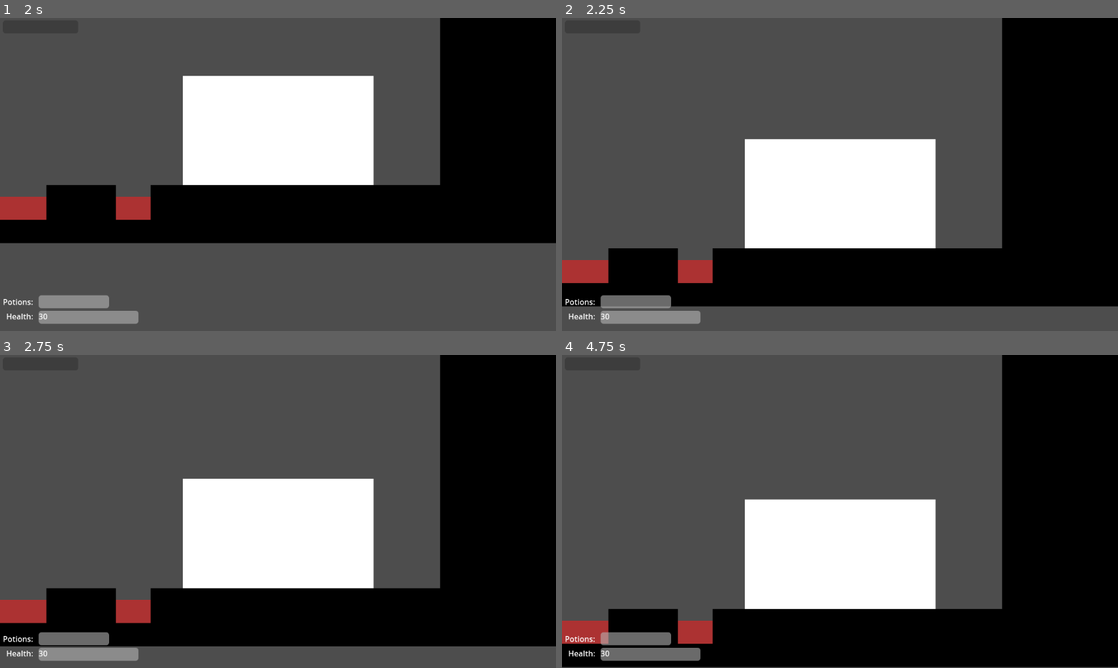
Above: before the commit, frames 1-4 (two rows, left to right).
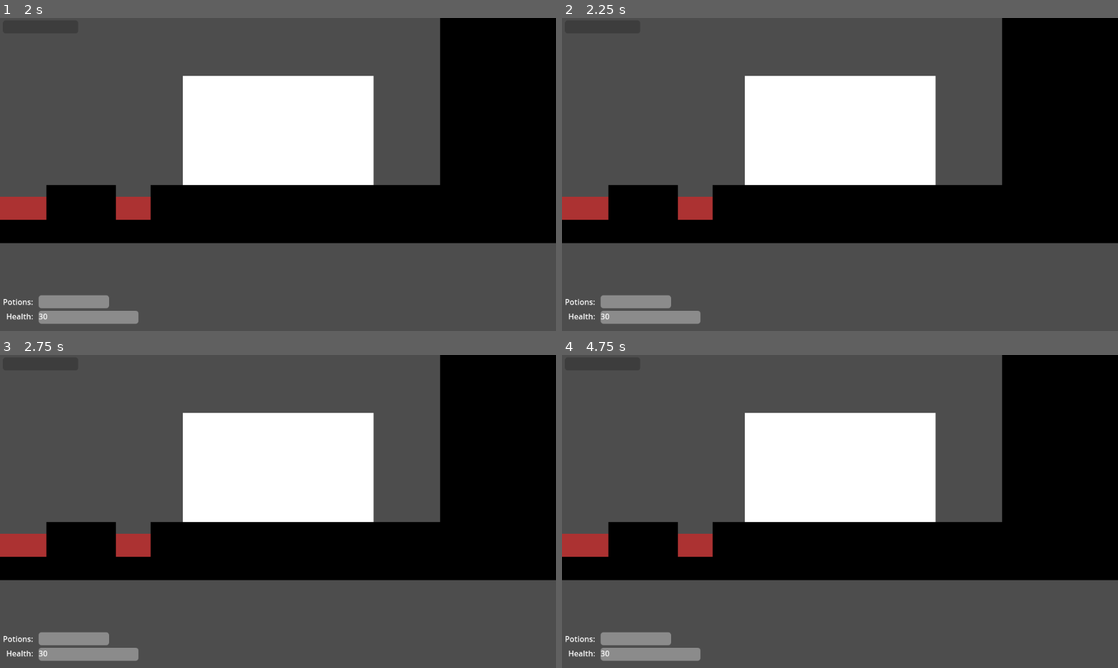
Above: after the commit, the same moments.

Repository: geekazodium/balance-prototype
Game: Godot game, scene res://scenes/level_select.tscn
Two runs of this game, one before a commit and one after it. Both use one fixed random seed, a clock stepped at 60 frames per second and the inputs below. The engine's default icon, where the game draws it, is replaced by a stand-in: a white triangle on a blue panel in a dark square.
Inputs (mouse positions are in pixels of both pictures, inside the frame that each line leads up to):
- Up to frame 1 (2 s): click "Level 1" at 0.5 s; tap Enter at 1.25 s; move the mouse to (400, 158) at 1.27 s
- Up to frame 2 (2.25 s): tap Space at 2 s; move the mouse to (728, 190) at 2.02 s
- Up to frame 3 (2.75 s): no input
- Up to frame 4 (4.75 s): move the mouse to (895, 442) at 2.77 s; tap Enter at 3.5 s; move the mouse to (812, 574) at 3.52 s; tap Space at 4.25 s; move the mouse to (1006, 558) at 4.27 s

Frame 1 is identical in both runs. In frame 2, 40% of the frame differs, in the area x 0-100%, y 18-93%; in frame 3, 41%; in frame 4, 47%, in the area x 0-100%, y 18-100%.
Error after the commit: Attempt to call function 'set_input_direction' in base 'null instance' on a null instance. (res://scripts/player/player_input_direction.gd:34)

Commit message:
ci: refactored jump and input direction out of platformer character body

Diff:
--- a/scenes/player/player_nodes.tscn
+++ b/scenes/player/player_nodes.tscn
@@ -1,7 +1,7 @@
 [gd_scene load_steps=8 format=3 uid="uid://ogbg3yku7hxo"]
 
 [ext_resource type="PackedScene" uid="uid://duilus4m3lllv" path="res://scenes/ui/ui_layer.tscn" id="1_frhop"]
-[ext_resource type="PackedScene" uid="uid://cvosldrvolics" path="res://scenes/player/platformer_character_body.tscn" id="2_3wawu"]
+[ext_resource type="PackedScene" uid="uid://cvosldrvolics" path="res://scenes/player/player_platformer_character_body.tscn" id="2_3wawu"]
 [ext_resource type="Script" uid="uid://cehaxkqsuxblg" path="res://scripts/follow_camera.gd" id="3_o0xal"]
 [ext_resource type="PackedScene" uid="uid://cda5tqxxwg0rk" path="res://scenes/player/player_projectile_pool.tscn" id="4_akq3i"]
 [ext_resource type="Script" uid="uid://ilyj2eqevm05" path="res://scripts/health/health_potions.gd" id="5_nhxao"]
--- a/scenes/player/platformer_character_body.tscn
+++ b/scenes/player/player_platformer_character_body.tscn
@@ -1,10 +1,11 @@
-[gd_scene load_steps=9 format=3 uid="uid://cvosldrvolics"]
+[gd_scene load_steps=10 format=3 uid="uid://cvosldrvolics"]
 
 [ext_resource type="Script" uid="uid://b7bbejkvqfik3" path="res://scripts/player/platformer_character_body.gd" id="1_xh255"]
-[ext_resource type="Script" uid="uid://cqavbo808vyhs" path="res://scripts/player/movement_direction.gd" id="2_rohvy"]
+[ext_resource type="Script" uid="uid://cqavbo808vyhs" path="res://scripts/player/player_input_direction.gd" id="2_rohvy"]
 [ext_resource type="Script" uid="uid://cagnbiog7bhsx" path="res://scripts/player/player_hurt_box.gd" id="3_vv6sb"]
 [ext_resource type="Script" uid="uid://bsmfg3s82glt1" path="res://scripts/player/boost_on_hit.gd" id="4_u450o"]
 [ext_resource type="Script" uid="uid://dxe8lx58w7ilr" path="res://scripts/health/health_tracker.gd" id="5_21ocv"]
+[ext_resource type="Script" uid="uid://0ma2nidco373" path="res://scripts/player/player_jump_input.gd" id="6_yl80p"]
 
 [sub_resource type="CapsuleShape2D" id="CapsuleShape2D_g3yxv"]
 
@@ -14,23 +15,24 @@
 
 [sub_resource type="CapsuleShape2D" id="CapsuleShape2D_rmrg0"]
 
-[node name="CharacterBody2D" type="CharacterBody2D" node_paths=PackedStringArray("input_direction", "lock_acceleration_timer")]
+[node name="CharacterBody2D" type="CharacterBody2D" node_paths=PackedStringArray("lock_acceleration_timer")]
 process_physics_priority = 1
 script = ExtResource("1_xh255")
-input_direction = NodePath("MovementDirection")
-jump_input = "jump"
 lock_acceleration_timer = NodePath("LockAccelerationTimer")
+metadata/_custom_type_script = "uid://b7bbejkvqfik3"
 
 [node name="CollisionShape2D" type="CollisionShape2D" parent="."]
 shape = SubResource("CapsuleShape2D_g3yxv")
 
-[node name="MovementDirection" type="Node" parent="."]
+[node name="MovementDirection" type="Node" parent="." node_paths=PackedStringArray("character_body")]
 process_physics_priority = -10
 script = ExtResource("2_rohvy")
 move_left_action = "direction_left"
 move_right_action = "direction_right"
 move_up_action = "direction_up"
 move_down_action = "direction_down"
+character_body = NodePath("")
+metadata/_custom_type_script = "uid://cqavbo808vyhs"
 
 [node name="MeshInstance2D" type="MeshInstance2D" parent="."]
 mesh = SubResource("CapsuleMesh_ays0k")
@@ -49,7 +51,7 @@
 
 [node name="BoostOnHit" type="Node" parent="." node_paths=PackedStringArray("character_body")]
 script = ExtResource("4_u450o")
-character_body = NodePath("..")
+character_body = NodePath("")
 metadata/_custom_type_script = "uid://bsmfg3s82glt1"
 
 [node name="HealthTracker" type="Node" parent="."]
@@ -62,4 +64,10 @@
 max_health_changed_event = "player_max_health_changed"
 metadata/_custom_type_script = "uid://dxe8lx58w7ilr"
 
+[node name="PlayerJumpInput" type="Node" parent="." node_paths=PackedStringArray("character_body")]
+script = ExtResource("6_yl80p")
+character_body = NodePath("")
+jump_input = "jump"
+metadata/_custom_type_script = "uid://0ma2nidco373"
+
 [connection signal="body_entered" from="PlayerHurtBox" to="PlayerHurtBox" method="_on_body_entered"]
--- a/scenes/player/player_projectile_pool.tscn
+++ b/scenes/player/player_projectile_pool.tscn
@@ -1,7 +1,7 @@
 [gd_scene load_steps=5 format=3 uid="uid://cda5tqxxwg0rk"]
 
-[ext_resource type="Script" uid="uid://dfkne5kgxcvfk" path="res://scripts/player_projectile_pool.gd" id="1_xr0y6"]
-[ext_resource type="Script" uid="uid://dmr8rgopkln6l" path="res://scripts/projectile.gd" id="2_s00wn"]
+[ext_resource type="Script" uid="uid://dfkne5kgxcvfk" path="res://scripts/player/projectile/player_projectile_pool.gd" id="1_xr0y6"]
+[ext_resource type="Script" uid="uid://dmr8rgopkln6l" path="res://scripts/player/projectile/projectile.gd" id="2_s00wn"]
 [ext_resource type="Texture2D" uid="uid://c46h4eyjwko4t" path="res://assets/icon.svg" id="3_0bwib"]
 
 [sub_resource type="CircleShape2D" id="CircleShape2D_y3j0m"]
--- a/scripts/player/platformer_character_body.gd
+++ b/scripts/player/platformer_character_body.gd
@@ -10,14 +10,15 @@
 var jump_timer: float;
 @export var trailing_jump_buffer: float = .1;
 var ground_timer: float;
-@export var input_direction: InputDirection;
-@export var jump_input: String = "";
 
 @export var lock_acceleration_timer: Timer;
 
 var left_direction: Vector2: get = get_left;
+var input_direction: Vector2 = Vector2.ZERO;
+var instant_acceleration: Vector2 = Vector2.ZERO;
 
-var instant_acceleration: Vector2 = Vector2.ZERO;
+func set_input_direction(direction: Vector2) -> void:
+	self.input_direction = direction;
 
 func jump() -> void:
 	self.jump_timer = self.leading_jump_buffer;
@@ -26,9 +27,6 @@
 	self.instant_acceleration += acceleration;
 
 func _physics_process(delta: float) -> void:
-	if Input.is_action_just_pressed(self.jump_input):
-		self.jump();
-
 	if self.jump_timer > 0.:
 		self.jump_timer -= delta;
 
@@ -47,7 +45,7 @@
 	var temp_velocity = self.get_velocity();
 
 	var delta_v = Vector2(0., 0.);
-	var x_axis = self.input_direction.get_direction().x;
+	var x_axis = self.input_direction.x;
 	if x_axis != 0:
 		delta_v += self.get_walk_force(temp_velocity, x_axis, delta);
 
--- a/scripts/player/movement_direction.gd
+++ b/scripts/player/player_input_direction.gd
@@ -1,5 +1,5 @@
 extends Node
-class_name InputDirection
+class_name PlayerInputDirection
 
 @export var move_left_action: String;
 @export var move_right_action: String;
@@ -7,6 +7,8 @@
 @export var move_down_action: String;
 
 var _direction: Vector2 = Vector2(0,0);
+
+@export var character_body: PlatformerCharacterBody;
 
 func _physics_process(_delta: float) -> void:
 	if Input.is_action_just_released(self.move_left_action):
@@ -29,5 +31,7 @@
 	if Input.is_action_just_pressed(self.move_down_action):
 		self._direction.y = 1;
 
+	self.character_body.set_input_direction(self._direction);
+
 func get_direction() -> Vector2:
 	return self._direction.normalized();
--- /dev/null
+++ b/scripts/player/player_jump_input.gd
@@ -0,0 +1,9 @@
+extends Node
+class_name PlayerJumpInput
+
+@export var character_body: PlatformerCharacterBody;
+@export var jump_input: String = "";
+
+func _physics_process(delta: float) -> void:
+	if Input.is_action_just_pressed(self.jump_input):
+		self.character_body.jump();
Renamed: scripts/player/movement_direction.gd.uid -> scripts/player/player_input_direction.gd.uid
Not shown, added: scripts/player/player_jump_input.gd.uid
Renamed: scripts/player_projectile_pool.gd -> scripts/player/projectile/player_projectile_pool.gd
Renamed: scripts/player_projectile_pool.gd.uid -> scripts/player/projectile/player_projectile_pool.gd.uid
Renamed: scripts/projectile.gd -> scripts/player/projectile/projectile.gd
Renamed: scripts/projectile.gd.uid -> scripts/player/projectile/projectile.gd.uid
